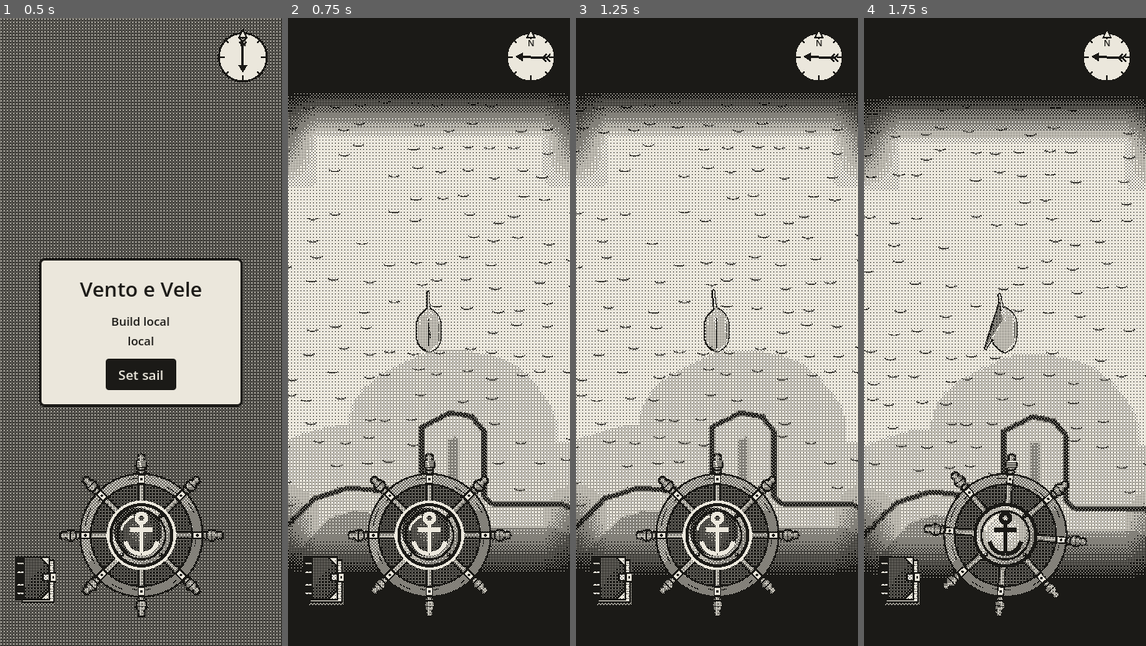
Above: before the commit, frames 1-4 (left to right).
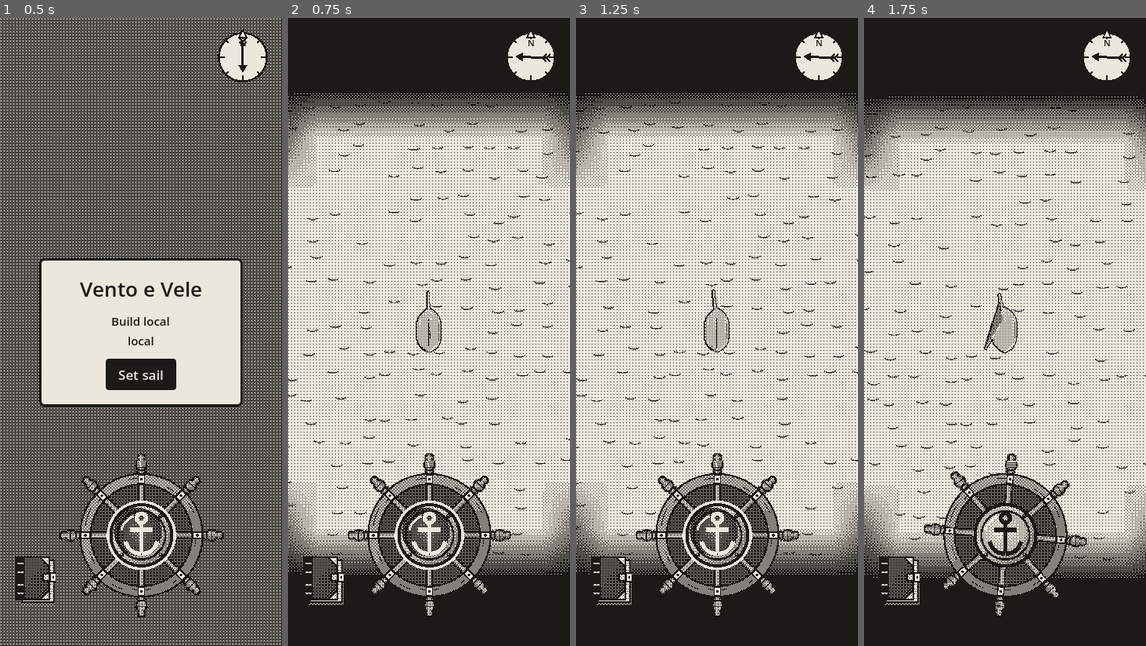
Above: after the commit, the same moments.

Repository: EnricoLabarile/Sail
Game: Godot game, scene res://Assets/Scenes/Overworld.tscn
Same seed, same stepped clock (60 frames per second), same inputs: the game is played once before the commit and once after it.
Inputs (mouse positions are in pixels of both pictures, inside the frame that each line leads up to):
- Up to frame 1 (0.5 s): no input
- Up to frame 2 (0.75 s): click "Set sail" at 0.5 s
- Up to frame 3 (1.25 s): no input
- Up to frame 4 (1.75 s): tap Enter (ui_accept) at 1.25 s; drag from (1005, 526) to (1033, 193) at 1.27 s

Frame 1 is identical in both runs. In frame 2, 3.8% of the frame differs, in the area x 0-100%, y 52-89%; in frame 3, 3.7%; in frame 4, 3.7%.

Commit message:
Landscape: a plain sea plane and 3D coast meshes (Land asks the physics with a downward ray); painted map and mask removed
Co-Authored-By: Claude Opus 5.5 <noreply@anthropic.com>
Claude-Session: https://claude.ai/code/session_0154zeqDuhZHz7ZXLE21BuMs

Diff:
--- a/Assets/Landscape/world/land.gd
+++ b/Assets/Landscape/world/land.gd
@@ -4,38 +4,35 @@
 ## This script is an Autoload (Project Settings → Globals → Autoload, name "Land"), like `Wind`:
 ## any script can ask `Land.is_land(position)`. (In Unreal: a World Subsystem.)
 ##
-## It reads map_collision.png: a black and white picture of the whole world, white = land, black = sea.
-## Home (world position 0, 0) is the middle of the picture. If you change the coasts in the painting,
-## change this picture the same way (or ask me to make it again from the painting).
+## The land is made of 3D meshes (the coasts) placed in the level, each with a collision shape
+## (a StaticBody3D: in Unreal, a mesh with "Block All" collision). To find out if a point is land,
+## it shoots a ray straight down from high above that point, like a line trace in Unreal:
+## if the ray hits anything solid, that point is land; if it falls through to nothing, it's sea.
 ##
-## The map doesn't repeat: it's one picture, 504 x 504 metres, and outside it counts as land.
-## So the edge of the map is a wall the boat bumps into, like any coast.
+## The map is 504 x 504 metres round home (0, 0), and outside it counts as land: so the edge of the map
+## is a wall the boat bumps into, like any coast.
 
-const WORLD_SIZE := 504.0      # metres the picture covers, a side (the prototype's 5040 px world)
-const MASK_PATH := "res://Assets/Landscape/world/map_collision.png"
-
-var _mask: Image               # the picture, kept in memory so we can read its pixels
-
-
-## Called once, when the game starts: load the picture.
-func _ready() -> void:
-	var texture: Texture2D = load(MASK_PATH)
-	_mask = texture.get_image()
+const WORLD_SIZE := 504.0      # metres the map covers, a side (the prototype's 5040 px world)
+const RAY_TOP := 100.0         # metres: the ray starts this high above the sea…
+const RAY_BOTTOM := -20.0      # …and goes down to this depth
 
 
 ## True if this point of the world is land. Only x and z count (the height doesn't matter).
 func is_land(pos: Vector3) -> bool:
-	# 1. From metres to a share of the picture, 0..1. Home (0, 0) is the middle, 0.5.
-	var u := pos.x / WORLD_SIZE + 0.5
-	var v := pos.z / WORLD_SIZE + 0.5
-	# 2. Outside the picture (below 0 or above 1): the edge of the map, a wall. It counts as land.
-	if u < 0.0 or u >= 1.0 or v < 0.0 or v >= 1.0:
+	# 1. Outside the map: the edge, a wall. It counts as land.
+	var half := WORLD_SIZE / 2.0
+	if absf(pos.x) >= half or absf(pos.z) >= half:
 		return true
-	# 3. From a share to a pixel of the picture.
-	var px := int(u * _mask.get_width())
-	var py := int(v * _mask.get_height())
-	# 4. White (bright) = land.
-	return _mask.get_pixel(px, py).r > 0.5
+	# 2. A ray straight down through the point (a line trace). get_world_3d() is the 3D world of the
+	#    game; its direct_space_state is where you ask the physics engine questions like this one.
+	var space := get_viewport().get_world_3d().direct_space_state
+	var from := Vector3(pos.x, RAY_TOP, pos.z)
+	var to := Vector3(pos.x, RAY_BOTTOM, pos.z)
+	var query := PhysicsRayQueryParameters3D.create(from, to)
+	var hit := space.intersect_ray(query)
+	# 3. It hit something (a coast's collision): land. Nothing: sea. (hit is an empty Dictionary when
+	#    nothing was hit.)
+	return not hit.is_empty()
 
 
 ## Which way the open sea is from a point near the coast: a flat arrow of length 1 pointing away from
--- a/Assets/Landscape/world/sea.gdshader
+++ b/Assets/Landscape/world/sea.gdshader
@@ -1,31 +1,25 @@
-// THE SEA AND THE LAND, painted.
-// This shader draws the big plane under everything (Sea, in sea.tscn): one plane as big as the map,
-// 504 x 504 metres, fixed in place with home in the middle. It does two things:
-//   1. it shows the map Enrico paints (map_paint.png), once, stretched over the plane;
-//   2. on the sea only (where map_collision.png is black), it adds short dark wavelets that stay
-//      fixed in the world, so you can see the boat moving.
-//   3. it covers in black what the boat hasn't seen yet (the fog of war, fog.gd);
-//   4. it never covers the boat: it skips every pixel the boat's mask has marked (a stencil, see
+// THE SEA: the big flat plane under everything (Sea, in sea.tscn), 504 x 504 metres, fixed in place with
+// home in the middle. The coasts are separate 3D meshes on top of it. It does three things:
+//   1. it paints the sea one flat grey (sea_color), with short dark wavelets that stay fixed in the
+//      world, so you can see the boat moving;
+//   2. it covers in black what the boat hasn't seen yet (the fog of war, fog.gd);
+//   3. it never covers the boat: it skips every pixel the boat's mask has marked (a stencil, see
 //      Assets/Boat/boat_mask.gdshader), so the water doesn't cut through her when she heels.
-// Unshaded: no light on it, the greys are shown as painted; the dither turns them into paper and ink.
+// Unshaded: no light on it, the greys are shown as they are; the dither turns them into paper and ink.
 shader_type spatial;
 render_mode unshaded;
 // The stencil: draw only where the stencil buffer is NOT 1 (1 = the boat's mask was drawn there).
 stencil_mode read, compare_not_equal, 1;
 
-// The painted map.
-uniform sampler2D map_tex : source_color, filter_linear_mipmap;
-// White = land, black = sea (the same image the boat uses to find the shore).
-uniform sampler2D land_mask : filter_linear;
+uniform vec4 sea_color : source_color = vec4(0.91, 0.91, 0.91, 1.0);   // the water's grey
+uniform vec4 wavelet : source_color = vec4(0.25, 0.25, 0.24, 1.0);
+uniform float cell = 2.2;       // metres between wavelets
+uniform float dash_len = 0.22;  // a wavelet's half length, in cells
 // The fog of war (set by sea.gd from the Fog autoload): one pixel a cell, white = not seen yet.
 // filter_linear stretches it smoothly, so the fog's edge is soft, not blocky.
 // hint_default_black: when no picture is given, it counts as all black = no fog. That's the editor:
 // the Fog autoload and sea.gd only run in the game, so in the editor you see the whole map.
 uniform sampler2D fog_tex : filter_linear, hint_default_black;
-
-uniform vec4 wavelet : source_color = vec4(0.25, 0.25, 0.24, 1.0);
-uniform float cell = 2.2;       // metres between wavelets
-uniform float dash_len = 0.22;  // a wavelet's half length, in cells
 
 // world_pos: where on the sea this pixel is, in metres. vertex() works it out, fragment() reads it.
 varying vec3 world_pos;
@@ -38,11 +32,6 @@
 }
 
 void fragment() {
-	// Which point of the map is here: UV is this pixel's place on the plane, (0, 0) at one corner and
-	// (1, 1) at the other, so the picture is laid on the plane exactly once.
-	vec3 painted = texture(map_tex, UV).rgb;
-	float is_land = texture(land_mask, UV).r;            // 0 at sea, 1 on land
-
 	// The wavelets: the sea is cut into cells, each with one short curved dash at a random spot.
 	vec2 p = world_pos.xz / cell;
 	vec2 id = floor(p);
@@ -50,11 +39,11 @@
 	float bend = f.x * f.x * 1.5;                       // a slight curve
 	float on = step(abs(f.y + bend), 0.03) * step(abs(f.x), dash_len);
 	float blink = step(0.35, 0.5 + 0.5 * sin(TIME * 0.7 + hash(id + 3.1) * 6.28));   // each fades in and out
-	float at_sea = step(is_land, 0.5);                  // 1 at sea, 0 on land: no wavelets on the land
 
-	vec3 col = mix(painted, wavelet.rgb, on * blink * at_sea);
+	vec3 col = mix(sea_color.rgb, wavelet.rgb, on * blink);
 
 	// The fog of war: where the boat hasn't been, solid black (ink once dithered), as in the prototype.
+	// UV is this pixel's place on the plane, (0, 0) at one corner and (1, 1) at the other.
 	float fog = texture(fog_tex, UV).r;                 // 1 = in fog, 0 = seen
 	ALBEDO = mix(col, vec3(0.0), fog);
 	// Fully solid, but writing ALPHA puts the sea among the see-through things, which Godot draws AFTER
--- a/Assets/Landscape/world/sea.tscn
+++ b/Assets/Landscape/world/sea.tscn
@@ -1,14 +1,10 @@
 [gd_scene format=3]
 
 [ext_resource type="Shader" uid="uid://y01s8ugtrxyq" path="res://Assets/Landscape/world/sea.gdshader" id="2_sea"]
-[ext_resource type="Texture2D" path="res://Assets/Landscape/world/map_paint.png" id="3_map"]
-[ext_resource type="Texture2D" path="res://Assets/Landscape/world/map_collision.png" id="4_mask"]
 [ext_resource type="Script" path="res://Assets/Landscape/world/sea.gd" id="5_script"]
 
 [sub_resource type="ShaderMaterial" id="Mat_sea"]
 shader = ExtResource("2_sea")
-shader_parameter/map_tex = ExtResource("3_map")
-shader_parameter/land_mask = ExtResource("4_mask")
 
 [sub_resource type="PlaneMesh" id="Mesh_sea"]
 material = SubResource("Mat_sea")
--- a/Assets/Scenes/Overworld.tscn
+++ b/Assets/Scenes/Overworld.tscn
@@ -16,6 +16,8 @@
 [node name="Sea" parent="." unique_id=1750240136 instance=ExtResource("1_sea")]
 transform = Transform3D(1, 0, 0, 0, 1, 0, 0, 0, 1, 0.11217594, 0.08686733, -0.18092918)
 
+[node name="Coast" type="Node3D" parent="."]
+
 [node name="Boat" parent="." unique_id=1762906152 instance=ExtResource("2_boat")]
 transform = Transform3D(1, 0, 0, 0, 1, 0, 0, 0, 1, 0, 0, -34)
 
Binary file removed: Assets/Landscape/world/map_collision.png
Not shown, removed: Assets/Landscape/world/map_collision.png.import
Binary file removed: Assets/Landscape/world/map_paint.png
Not shown, removed: Assets/Landscape/world/map_paint.png.import
Not shown, changed: CLAUDE.md
